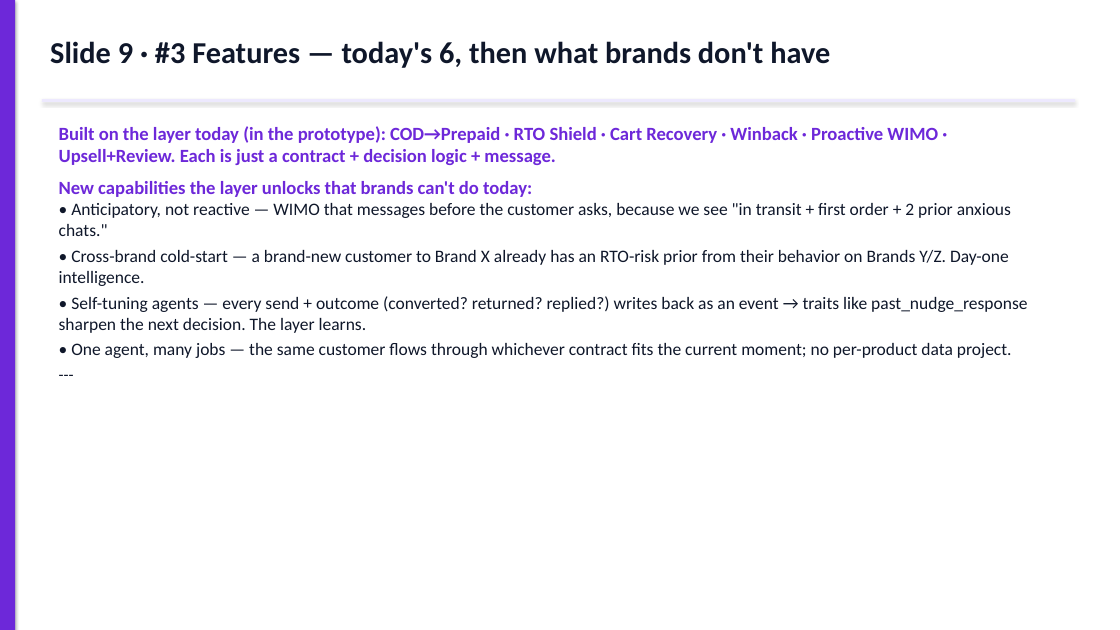
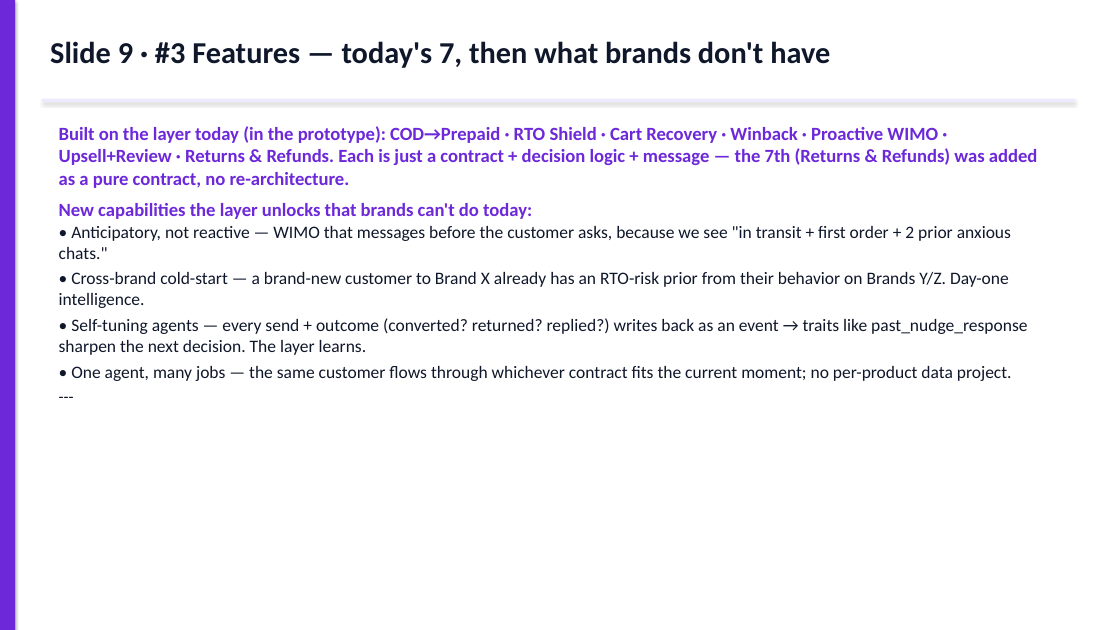
Before and after one commit to ayuvgr8/Velocity-Prototype, a slide deck: slide 10 of exports/Velocity-Context-Layer-Deck.pptx. Drawn at 1120x630 pixels with LibreOffice and Linux fonts; fonts in the diff are those of the drawing. Boxes give left, top, right and bottom in pixels: in the first picture for what was removed or moved away, otherwise in the second. Text is boxed around its words. In the diff, an @@ line names an element or a change of style, - is before the commit and + after.

```diff
--- a/exports/Velocity-Context-Layer-Deck.pptx
+++ b/exports/Velocity-Context-Layer-Deck.pptx
@@ text at [50, 41, 830, 68]: text changed @@
-Slide 9 · #3 Features — today's 6, then what brands don't have
+Slide 9 · #3 Features — today's 7, then what brands don't have
@@ text at [59, 126, 1038, 188]: text changed @@
-Built on the layer today (in the prototype): COD→Prepaid · RTO Shield · Cart Recovery · Winback · Proactive WIMO · Upsell+Review. Each is just a contract + decision logic + message.
+Built on the layer today (in the prototype): COD→Prepaid · RTO Shield · Cart Recovery · Winback · Proactive WIMO · Upsell+Review · Returns & Refunds. Each is just a contract + decision logic + message — the 7th (Returns & Refunds) was added as a pure contract, no re-architecture.
```
Also in this commit, not shown: 3 other slides changed, 6 other files.
